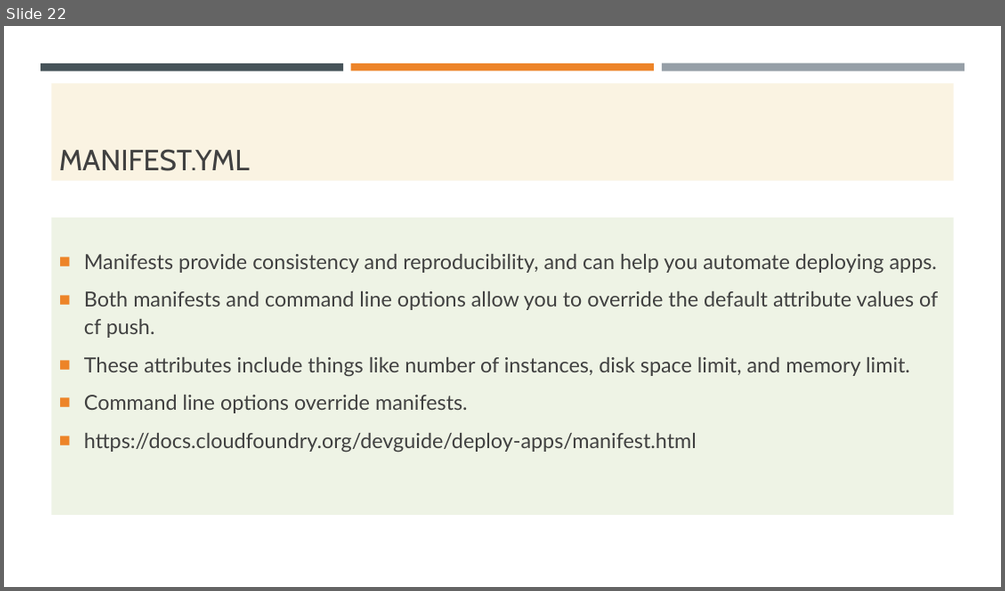
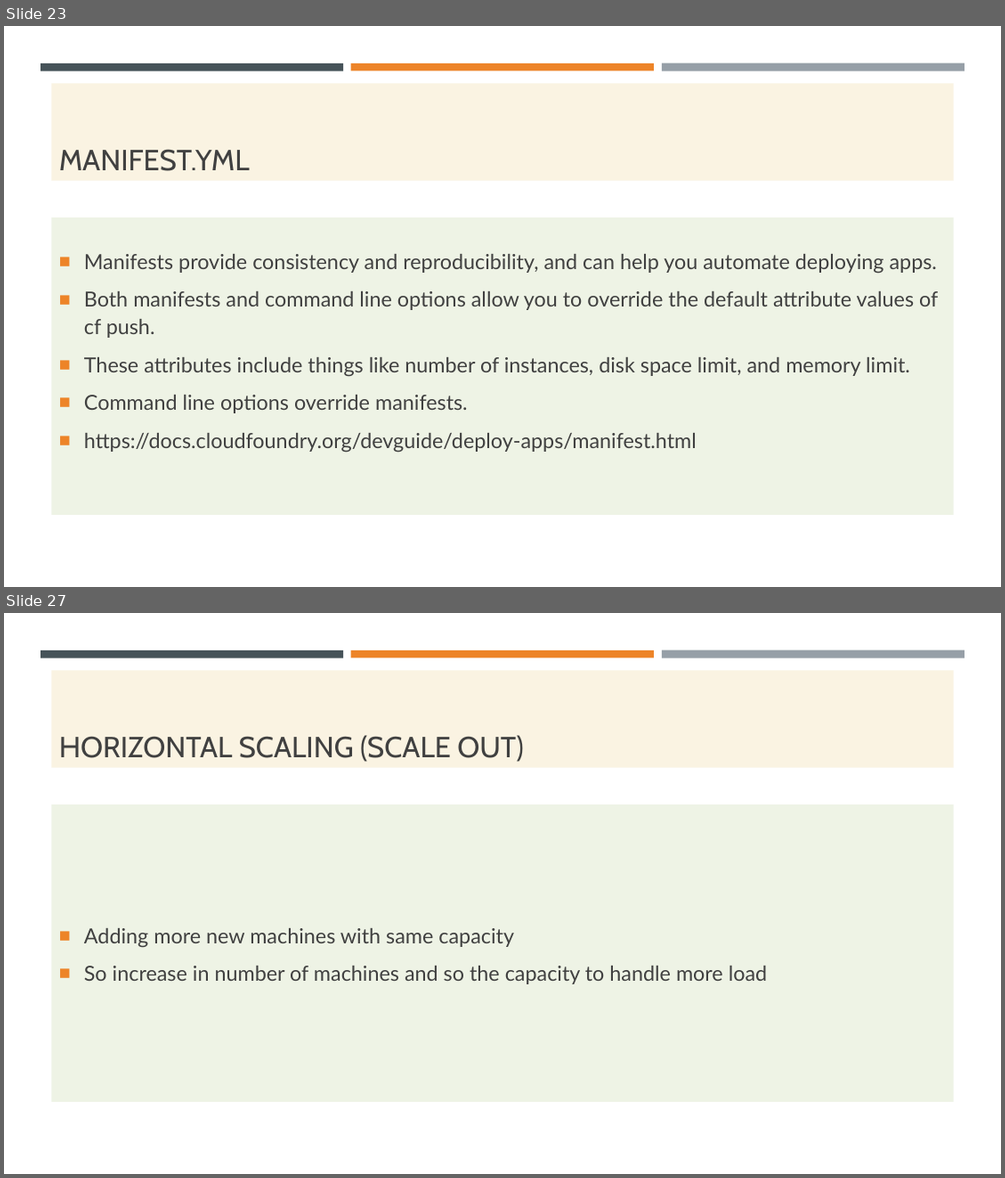
Before and after one commit to codefarm0/PivotalCloudFoundry, a slide deck: PCF.pptx. Shown one above the other, each under a label of ours: slide 22 before the commit, slides 23 and 27 after it; the slides between them are not shown. The pictures are 1005x591 and 1005x1178 pixels, drawn with LibreOffice and Linux fonts; fonts in the diff are those of the drawing. Boxes give left, top, right and bottom in pixels: in the first picture for what was removed or moved away, otherwise in the second. Text is boxed around its words. In the diff, an @@ line names an element or a change of style, - is before the commit and + after.

```diff
--- a/PCF.pptx
+++ b/PCF.pptx
@@ slide 27 added at (4,613,1001,1174), background #FFFFFF; not listed: 3 template elements that a slide beside it also shows @@
@@ title added at (52,671,954,768), fill #FAF3E2, 28 pt, text #404040 @@
+HORIZONTAL SCALING (SCALE OUT)
@@ text added at (52,804,954,1102), fill #EEF3E5, 20 pt, text #404040 @@
+■ Adding more new machines with same capacity
+■ So increase in number of machines and so the capacity to handle more load
@@ what was slide 22 is now slide 23 @@
```
Also in this commit, not shown: 3 slides changed, 22 other slides added, 6 other files.
